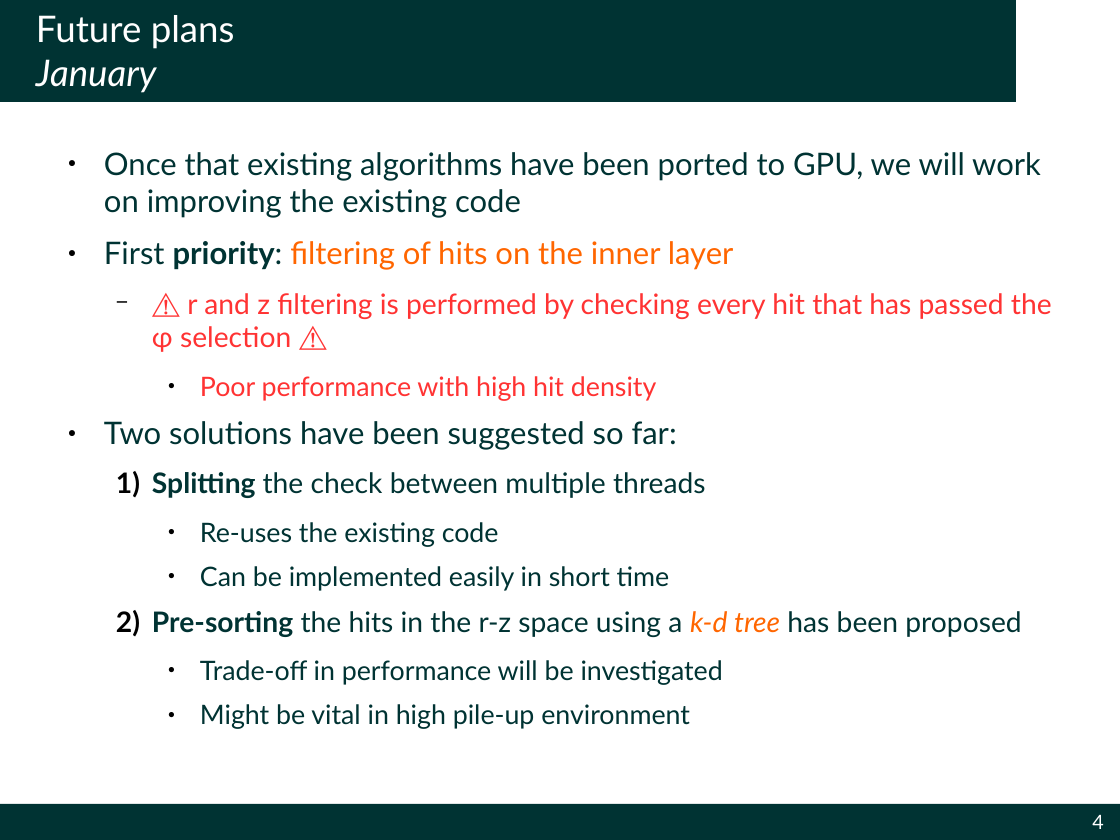
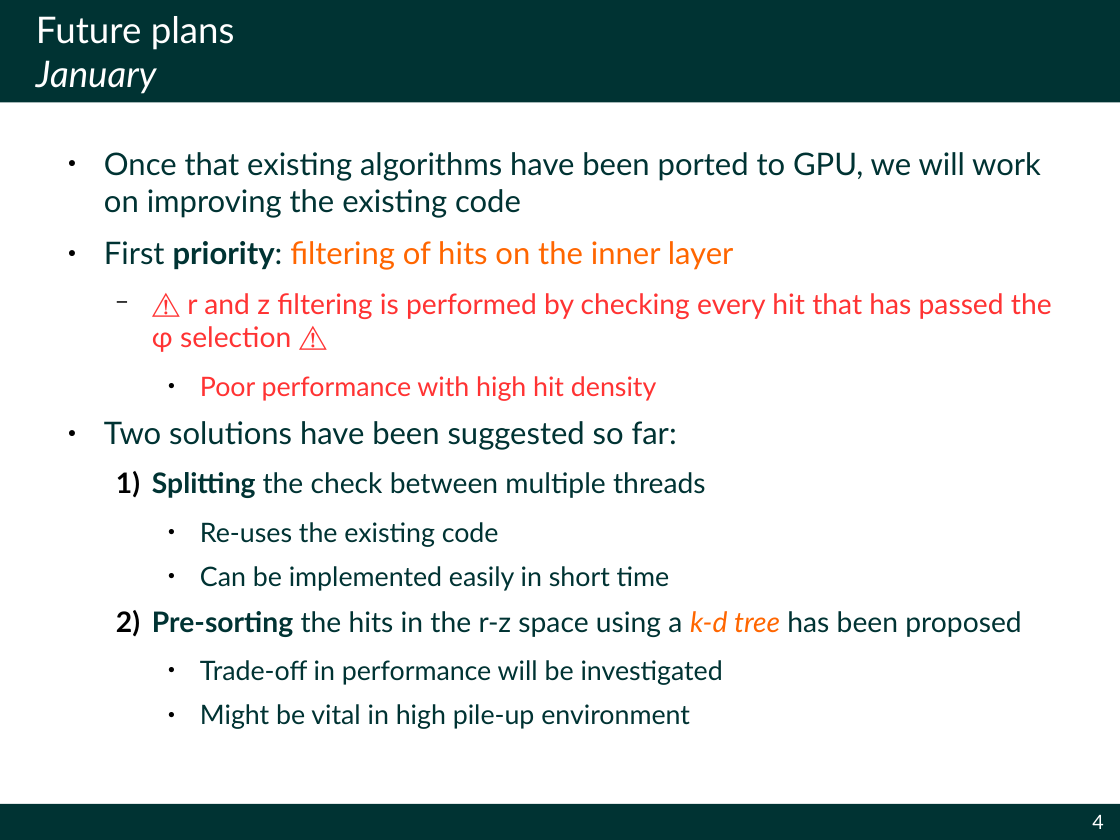
Before and after one commit to simonecid/MetropolisODP, a slide deck: slide 4 of Demo.odp. Drawn at 1120x840 pixels with LibreOffice and Linux fonts; fonts in the diff are those of the drawing; background and template pictures are left out. Boxes give left, top, right and bottom in pixels: in the first picture for what was removed or moved away, otherwise in the second. Text is boxed around its words. In the diff, an @@ line names an element or a change of style, - is before the commit and + after.

```diff
--- a/Demo.odp
+++ b/Demo.odp
@@ title "Future plans January": place and size @@
-title "Future plans January" at [0, 0, 1016, 102]
+title "Future plans January" at [0, 0, 905, 102]
@@ rectangle added at [0, 0, 1120, 103], fill #003333 @@
```
Also in this commit, not shown: 3 other slides changed, 2 other files.
